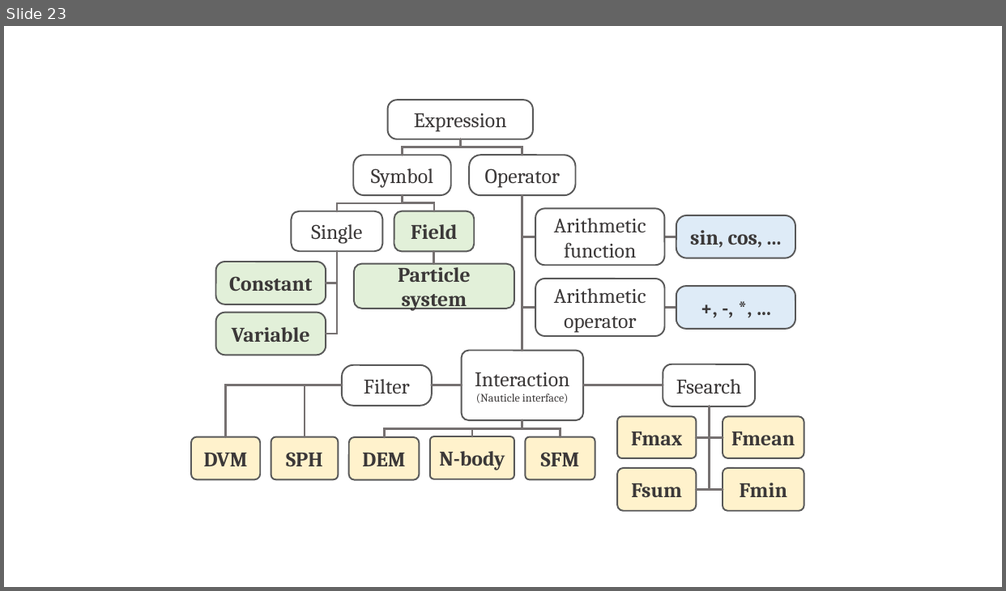
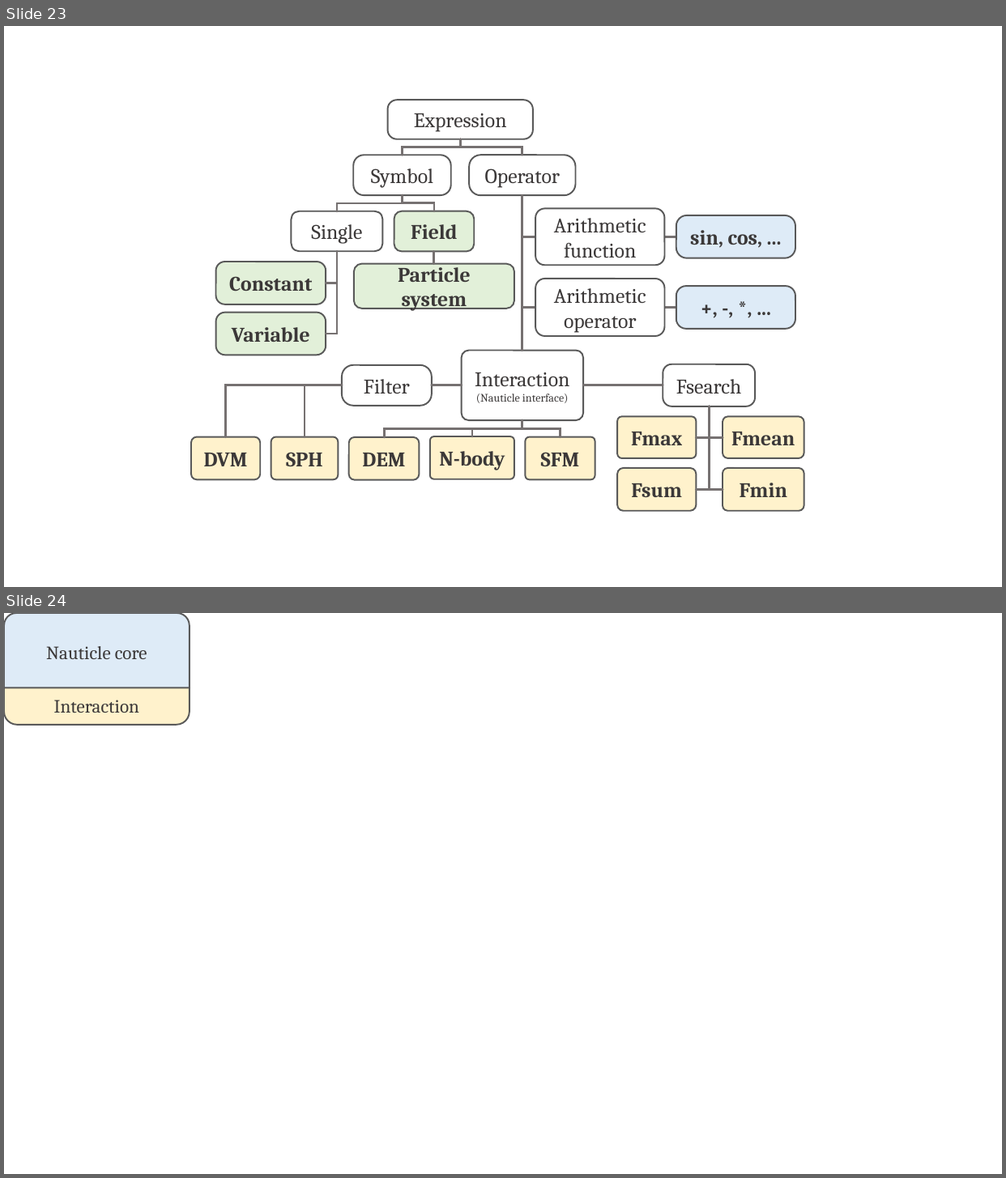
Before and after one commit to HTBalazs/nauticle_user_guide, a slide deck: abrak.pptx. Shown one above the other, each under a label of ours: slide 23 before the commit, slides 23 and 24 after it. The pictures are 1006x591 and 1006x1178 pixels, drawn with LibreOffice and Linux fonts; fonts in the diff are those of the drawing. Boxes give left, top, right and bottom in pixels: in the first picture for what was removed or moved away, otherwise in the second. Text is boxed around its words. In the diff, an @@ line names an element or a change of style, - is before the commit and + after.

```diff
--- a/abrak.pptx
+++ b/abrak.pptx
@@ slide 24 added at [4, 613, 1002, 1174], background #FFFFFF @@
@@ round same rect added at [4, 613, 189, 688], fill #DEEBF7, outline #595959 1.5 pt, 18 pt, text #3B3838 @@
+Nauticle core
@@ rounded rectangle added at [4, 657, 189, 725], fill #FFF2CC, outline #595959 1.5 pt, 18 pt, text #3B3838 @@
+Interaction
```
Also in this commit, not shown: 1 other file.
